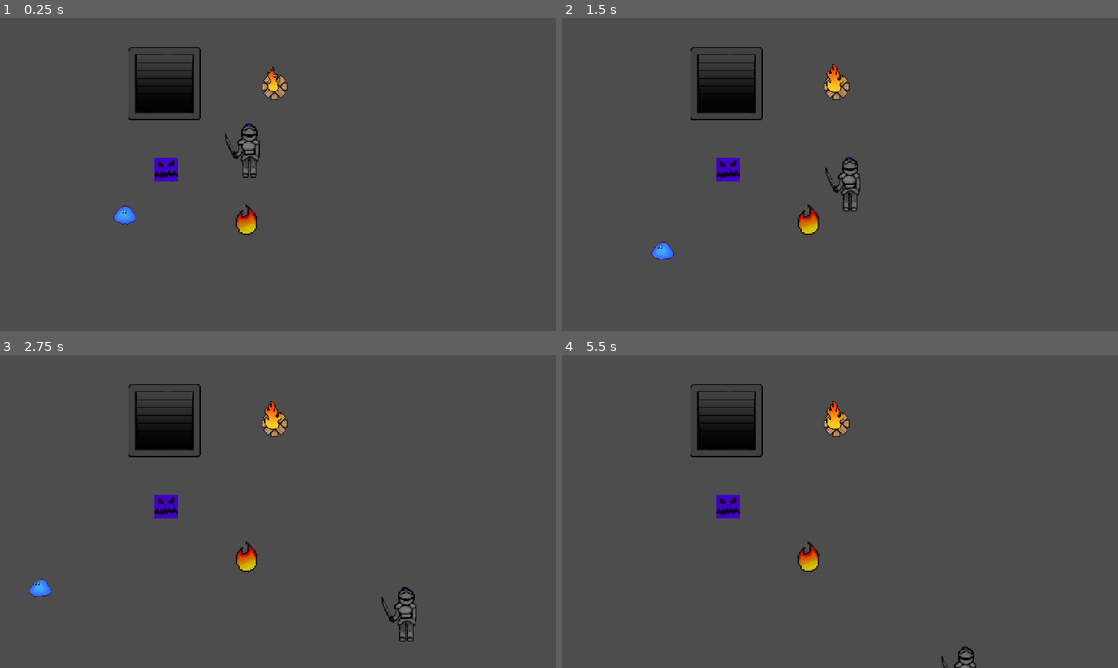
Above: before the commit, frames 1-4 (two rows, left to right).
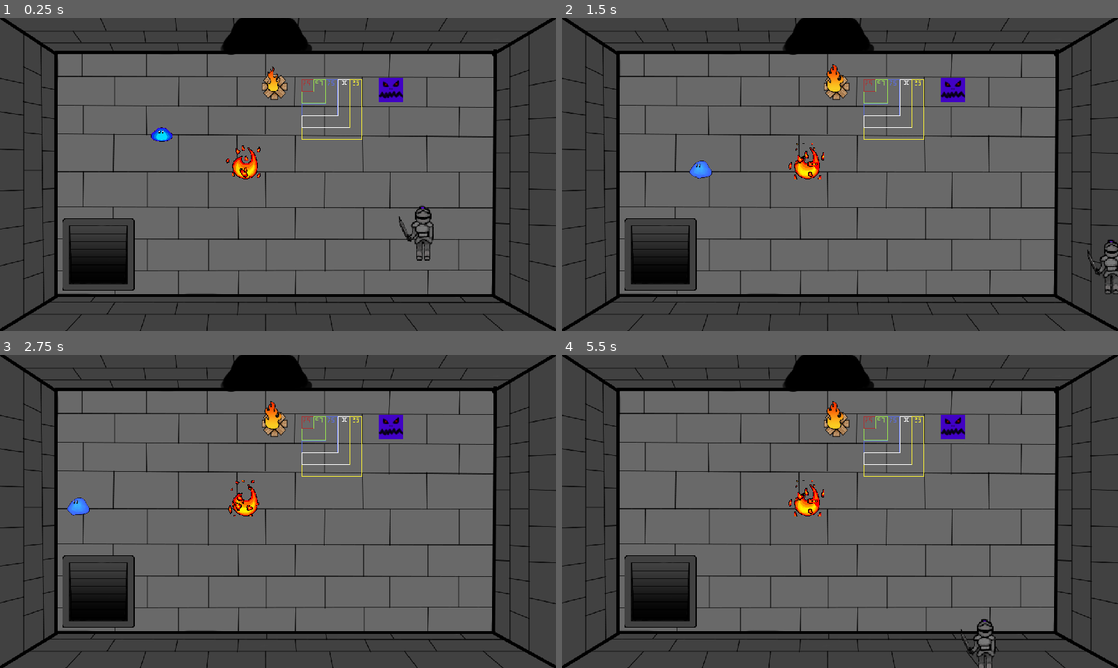
Above: after the commit, the same moments.

Repository: Damian-Wilding/DUNGEON_TIME
Game: Godot game, scene res://Test_Scene.tscn
Two runs of this game, one before a commit and one after it. Both use one fixed random seed, a clock stepped at 60 frames per second and the inputs below. The project has no main scene, so this scene is started directly.
Inputs:
- Up to frame 1 (0.25 s): no input
- Up to frame 2 (1.5 s): hold Right (move_right) 0.53-1.28 s; hold Space (attack) 0.53-1.28 s; hold Down (move_down) from 1.28 s (still down); tap Space (attack) at 1.35 s
- Up to frame 3 (2.75 s): release Down (move_down) at 2.03 s; hold Right (move_right) from 2.03 s (still down); hold Space (attack) from 2.03 s (still down)
- Up to frame 4 (5.5 s): release Right (move_right) at 2.78 s; release Space (attack) at 2.78 s; hold Up (move_up) 2.78-3.53 s; tap Space (attack) at 2.85, 4.35 s; hold Space (attack) 3.53-4.28 s; hold Left (move_left) 3.53-5.03 s; hold Down (move_down) from 5.03 s (still down); hold Space (attack) from 5.03 s (still down)

The runs differ from the first frame. In frame 1, 64% of the frame differs, in the area x 0-100%, y 0-100%; in frame 2, 64%; in frame 3, 64%; in frame 4, 65%.

Commit message:
new sprite sizer

Diff:
--- a/Test_Scene.tscn
+++ b/Test_Scene.tscn
@@ -1,12 +1,14 @@
-[gd_scene load_steps=9 format=3 uid="uid://4lhdkvlesk5d"]
+[gd_scene load_steps=11 format=3 uid="uid://4lhdkvlesk5d"]
 
 [ext_resource type="PackedScene" uid="uid://c0qx7fkeyqckq" path="res://Player.tscn" id="1_m7klh"]
 [ext_resource type="Script" path="res://Test_Scene.gd" id="1_p8lkt"]
 [ext_resource type="PackedScene" uid="uid://dqnqijaskwcm1" path="res://enemy.tscn" id="2_qe32p"]
+[ext_resource type="Texture2D" uid="uid://bka4by2s187fv" path="res://assets/sprites/test_sprites/test_room1.png" id="2_y00py"]
 [ext_resource type="PackedScene" uid="uid://dql7dlfkt24a2" path="res://fire_powerup.tscn" id="4_xq1vc"]
 [ext_resource type="PackedScene" uid="uid://blol4lgjo3fsx" path="res://campfire.tscn" id="5_cw3lc"]
 [ext_resource type="PackedScene" uid="uid://dkvklsucn0adp" path="res://stairs_1.tscn" id="6_r5wix"]
 [ext_resource type="PackedScene" uid="uid://bx43digskdenw" path="res://slime.tscn" id="7_epohg"]
+[ext_resource type="Texture2D" uid="uid://dk1h3pbv2pdfo" path="res://assets/sprites/test_sprites/size_references.png" id="9_f284u"]
 
 [sub_resource type="CapsuleShape2D" id="CapsuleShape2D_vcmww"]
 radius = 179.0
@@ -15,31 +17,40 @@
 [node name="Node2D" type="Node2D"]
 script = ExtResource("1_p8lkt")
 
+[node name="Background" type="Sprite2D" parent="."]
+position = Vector2(576, 324)
+texture = ExtResource("2_y00py")
+metadata/_edit_lock_ = true
+
 [node name="Stairs1" parent="." instance=ExtResource("6_r5wix")]
-position = Vector2(-105, -109)
+position = Vector2(-242, 245)
 
 [node name="Enemy" parent="." instance=ExtResource("2_qe32p")]
-position = Vector2(344, 314)
+position = Vector2(810, 149)
 
 [node name="Player" parent="." instance=ExtResource("1_m7klh")]
-position = Vector2(506, 275)
+position = Vector2(866, 446)
 
 [node name="StaticBody2D" type="StaticBody2D" parent="."]
 
 [node name="CollisionShape2D" type="CollisionShape2D" parent="StaticBody2D"]
 light_mask = 8
 visibility_layer = 17
-position = Vector2(792, 270)
+position = Vector2(1148, 3)
 shape = SubResource("CapsuleShape2D_vcmww")
 debug_color = Color(0.945098, 0, 0.168627, 0.419608)
 
 [node name="FirePowerup" parent="." instance=ExtResource("4_xq1vc")]
-position = Vector2(511, 420)
+position = Vector2(506, 296)
 
 [node name="Campfire" parent="." instance=ExtResource("5_cw3lc")]
 position = Vector2(449, 27)
 
 [node name="Slime" parent="." instance=ExtResource("7_epohg")]
-position = Vector2(105, 269)
+position = Vector2(184, 100)
+
+[node name="SizeReferences" type="Sprite2D" parent="."]
+position = Vector2(690, 192)
+texture = ExtResource("9_f284u")
 
 [connection signal="hit" from="Player" to="." method="_on_player_hit"]
--- a/fire_powerup.gd
+++ b/fire_powerup.gd
@@ -3,7 +3,7 @@
 
 # Called when the node enters the scene tree for the first time.
 func _ready():
-	pass # Replace with function body.
+	$AnimatedSprite2D.play()
 
 
 # Called every frame. 'delta' is the elapsed time since the previous frame.
--- a/fire_powerup.tscn
+++ b/fire_powerup.tscn
@@ -1,23 +1,45 @@
-[gd_scene load_steps=4 format=3 uid="uid://dql7dlfkt24a2"]
+[gd_scene load_steps=8 format=3 uid="uid://dql7dlfkt24a2"]
 
 [ext_resource type="Script" path="res://fire_powerup.gd" id="1_2kygo"]
-[ext_resource type="Texture2D" uid="uid://dywak851l54fy" path="res://assets/sprites/test_sprites/test_fire_powerup.png" id="1_w1e52"]
+[ext_resource type="Texture2D" uid="uid://dbauoelm2djey" path="res://assets/sprites/test_sprites/fire_powerup/fire_powerup1.png" id="2_u42cq"]
+[ext_resource type="Texture2D" uid="uid://rrv1rhh3kdif" path="res://assets/sprites/test_sprites/fire_powerup/fire_powerup2.png" id="3_47w0l"]
+[ext_resource type="Texture2D" uid="uid://dbs4cv0fd8pdp" path="res://assets/sprites/test_sprites/fire_powerup/fire_powerup3.png" id="4_yr0dm"]
+[ext_resource type="Texture2D" uid="uid://dkrmt2w3bbmnv" path="res://assets/sprites/test_sprites/fire_powerup/fire_powerup4.png" id="5_rferh"]
+
+[sub_resource type="SpriteFrames" id="SpriteFrames_twer5"]
+animations = [{
+"frames": [{
+"duration": 1.0,
+"texture": ExtResource("2_u42cq")
+}, {
+"duration": 1.0,
+"texture": ExtResource("3_47w0l")
+}, {
+"duration": 1.0,
+"texture": ExtResource("4_yr0dm")
+}, {
+"duration": 1.0,
+"texture": ExtResource("5_rferh")
+}],
+"loop": true,
+"name": &"default",
+"speed": 15.0
+}]
 
 [sub_resource type="CapsuleShape2D" id="CapsuleShape2D_4mumm"]
-radius = 21.0
-height = 54.0
+radius = 26.5001
+height = 66.0
 
 [node name="FirePowerup" type="Area2D"]
 script = ExtResource("1_2kygo")
 
-[node name="Sprite2D" type="Sprite2D" parent="."]
-position = Vector2(-0.5, 0.5)
-scale = Vector2(3, 3)
-texture = ExtResource("1_w1e52")
+[node name="AnimatedSprite2D" type="AnimatedSprite2D" parent="."]
+sprite_frames = SubResource("SpriteFrames_twer5")
+frame_progress = 0.94045
 
 [node name="CollisionShape2D" type="CollisionShape2D" parent="."]
 light_mask = 256
-position = Vector2(0.499939, 0.5)
+position = Vector2(2, 5)
 shape = SubResource("CapsuleShape2D_4mumm")
 debug_color = Color(0.588235, 0.552941, 0, 0.419608)
 
Binary file added: assets/sprites/test_sprites/fire_powerup/fire_powerup1.png
Not shown, added: assets/sprites/test_sprites/fire_powerup/fire_powerup1.png.import
Binary file added: assets/sprites/test_sprites/fire_powerup/fire_powerup2.png
Not shown, added: assets/sprites/test_sprites/fire_powerup/fire_powerup2.png.import
Binary file added: assets/sprites/test_sprites/fire_powerup/fire_powerup3.png
Not shown, added: assets/sprites/test_sprites/fire_powerup/fire_powerup3.png.import
Binary file added: assets/sprites/test_sprites/fire_powerup/fire_powerup4.png
Not shown, added: assets/sprites/test_sprites/fire_powerup/fire_powerup4.png.import
Binary file added: assets/sprites/test_sprites/size_references.png
Not shown, added: assets/sprites/test_sprites/size_references.png.import
Binary file added: assets/sprites/test_sprites/slime/SlimeF1.ase
Binary file changed: assets/sprites/test_sprites/slime/SlimeF1.png
(and 8 more such lines)
